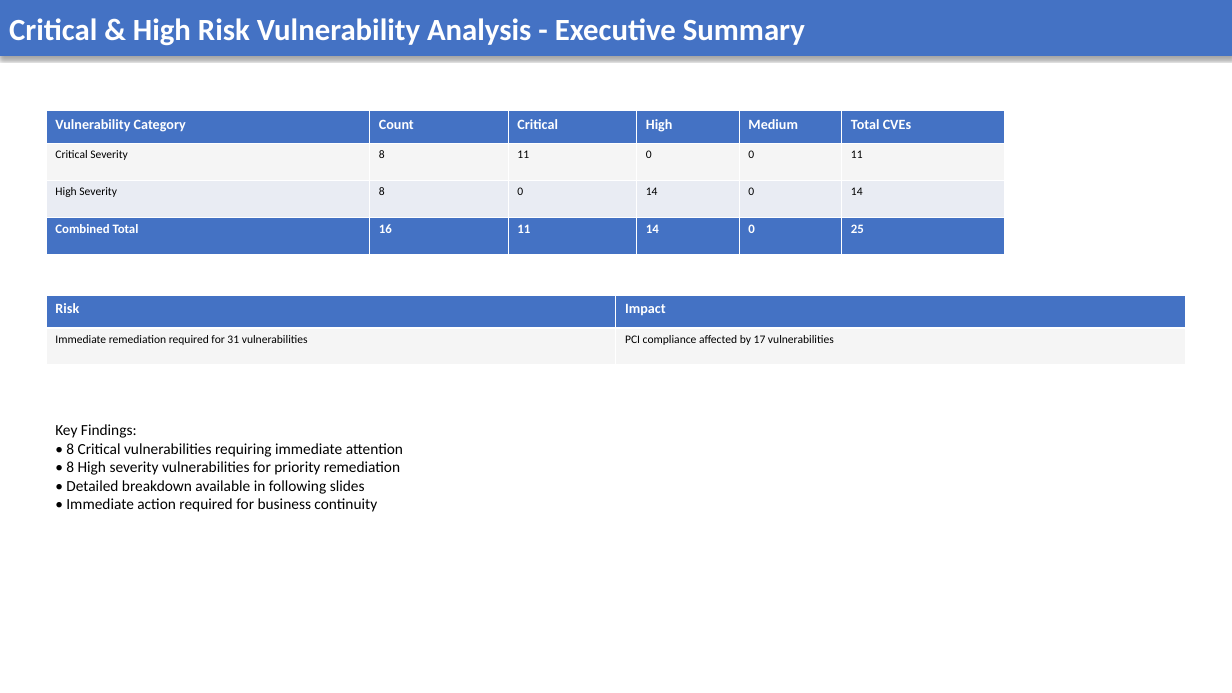
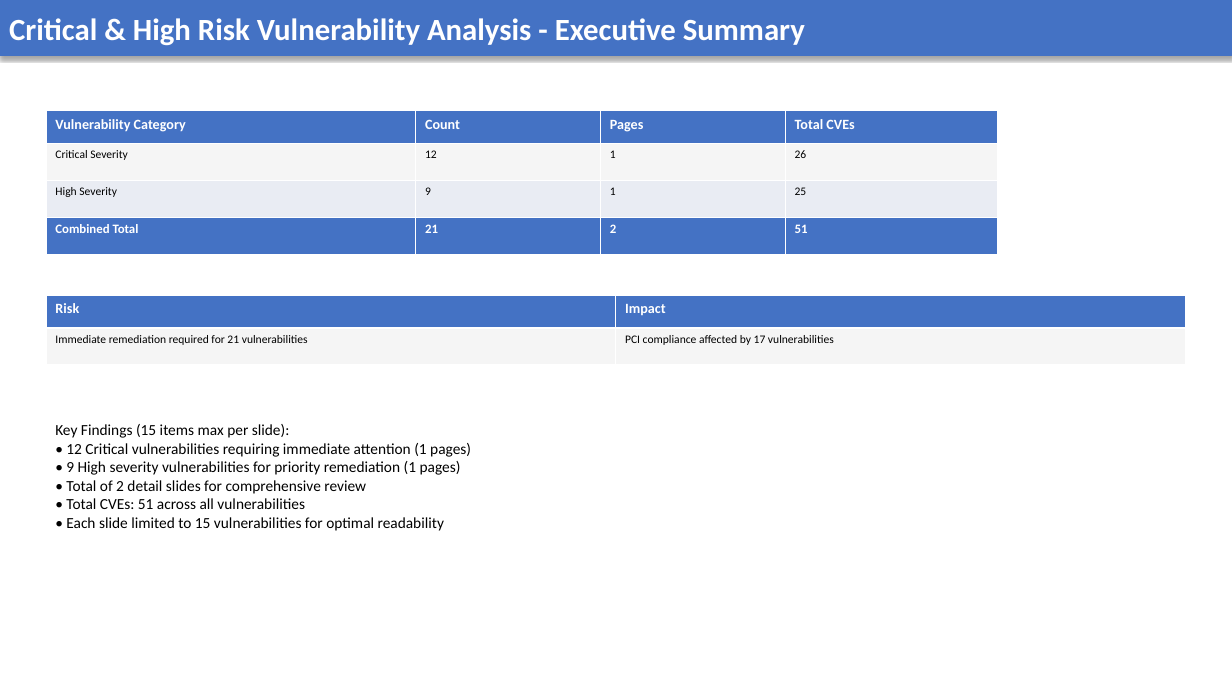
Before and after one commit to AnekantEmployee/vms_automation, a slide deck: slide 5 of vms_ppt/Test Report 2.pptx. Drawn at 1232x693 pixels with LibreOffice and Linux fonts; fonts in the diff are those of the drawing. Boxes give left, top, right and bottom in pixels: in the first picture for what was removed or moved away, otherwise in the second. Text is boxed around its words. In the diff, an @@ line names an element or a change of style, - is before the commit and + after.

```diff
--- a/vms_ppt/Test Report 2.pptx
+++ b/vms_ppt/Test Report 2.pptx
@@ table at (x1=46, y1=111, x2=998, y2=254) @@
-column 2: Count | 8 | 8 | 16
-column 3: Critical | 11 | 0 | 11
-column 4: High | 0 | 14 | 14
-column 5: Medium | 0 | 0 | 0
-column 6: Total CVEs | 11 | 14 | 25
+column 2: Count | 12 | 9 | 21
+column 3: Pages | 1 | 1 | 2
+column 4: Total CVEs | 26 | 25 | 51
@@ table resized from (x1=46, y1=111, x2=1005, y2=254) to (x1=46, y1=111, x2=998, y2=254) @@
@@ text at (x1=55, y1=424, x2=471, y2=531): text changed @@
-Key Findings:
-• 8 Critical vulnerabilities requiring immediate attention
-• 8 High severity vulnerabilities for priority remediation
-• Detailed breakdown available in following slides
-• Immediate action required for business continuity
+Key Findings (15 items max per slide):
+• 12 Critical vulnerabilities requiring immediate attention (1 pages)
+• 9 High severity vulnerabilities for priority remediation (1 pages)
+• Total of 2 detail slides for comprehensive review
+• Total CVEs: 51 across all vulnerabilities
+• Each slide limited to 15 vulnerabilities for optimal readability
```
Also in this commit, not shown: 8 other slides changed, 3 slides added, 3 slides removed, 8 other files.
